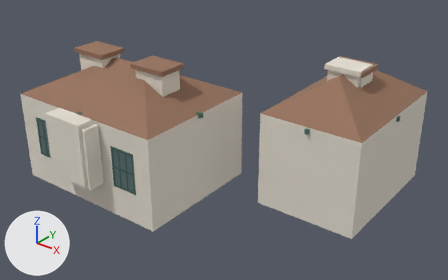
An edit to the Blender file assets/models/source/tiers/xinhua-road/hero-v1/villa-le-bec-hero.blend, drawn before and after from the same camera.
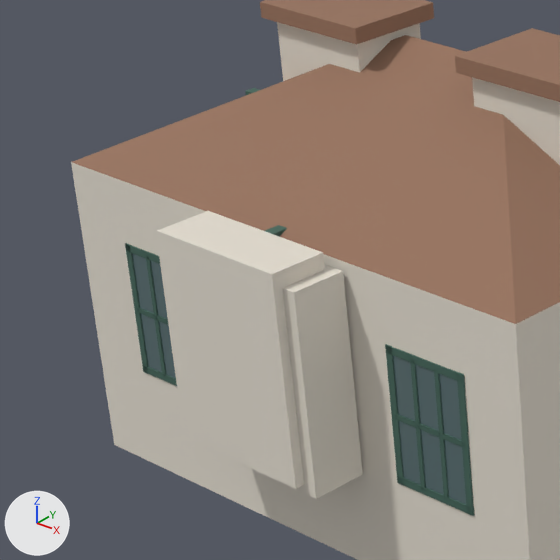
Each version appears first whole from a 50 mm camera at (16.79, -20.93, 10.97) aimed at (4.8, -5.94, 1.67), and next in a close-up on the part from 0% to 36% of the width and 17% to 74% of the height. Arrows for +X, +Y and +Z are at lower left; the lights stay in place. The older version's two pictures come first.

The first close-up shows 'villa-le-bec-hero'.
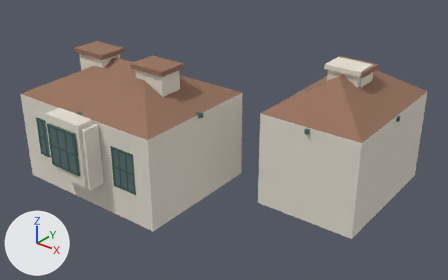
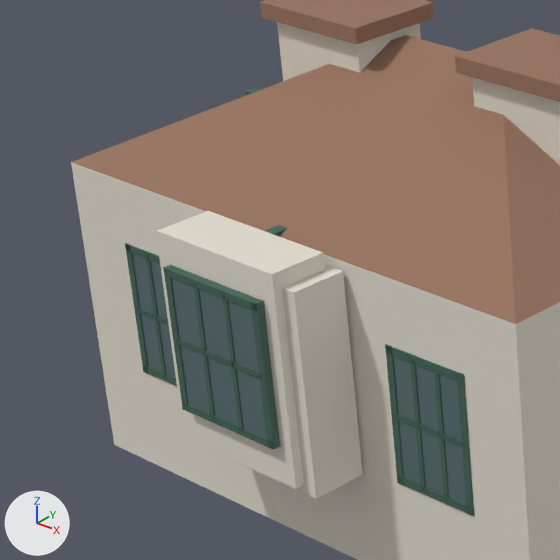
Commit message: fix: expose villa le bec hero bay glazing

The change, as a list of edits to the scene's bpy script:
```text
Change me_villa_le_bec_street_villa_mesh:
    used by ob_villa_le_bec_hero; location = (0.0, 0.0, 0.0)
    remove me_villa_le_bec_street_villa_mesh.from_pydata(...)  # 836 vertices, 626 faces; spans x -1.15..10.0, y -10.48..-1.15, z 0.0..4.58
    add me_villa_le_bec_street_villa_mesh.from_pydata(...)  # 836 vertices, 626 faces; spans x -1.15..10.0, y -10.56..-1.15, z 0.0..4.58
    me_villa_le_bec_street_villa_mesh part 1: the loose piece of 8 vertices spanning x 1.43..2.61, y -10.18..-10.1, z 1.55..2.91 is moved by (0.01, -0.36, 0.0)
    me_villa_le_bec_street_villa_mesh part 2: the loose piece of 8 vertices spanning x 1.4..1.47, y -10.2..-10.12, z 1.51..2.95 is moved by (0.01, -0.36, 0.0)
    me_villa_le_bec_street_villa_mesh part 3: the loose piece of 8 vertices spanning x 2.58..2.65, y -10.17..-10.09, z 1.51..2.95 is moved by (0.01, -0.36, 0.0)
    me_villa_le_bec_street_villa_mesh part 4: the loose piece of 8 vertices spanning x 1.39..2.65, y -10.2..-10.09, z 2.87..2.95 is moved by (0.01, -0.36, 0.0)
    me_villa_le_bec_street_villa_mesh part 5: the loose piece of 8 vertices spanning x 1.39..2.65, y -10.2..-10.09, z 1.51..1.59 is moved by (0.01, -0.36, 0.0)
    me_villa_le_bec_street_villa_mesh part 6: the loose piece of 8 vertices spanning x 1.43..2.61, y -10.2..-10.09, z 2.2..2.26 is moved by (0.01, -0.36, 0.0)
    me_villa_le_bec_street_villa_mesh part 7: the loose piece of 8 vertices spanning x 1.8..1.85, y -10.19..-10.11, z 1.55..2.91 is moved by (0.01, -0.36, 0.0)
    me_villa_le_bec_street_villa_mesh part 8: the loose piece of 8 vertices spanning x 2.19..2.25, y -10.18..-10.1, z 1.55..2.91 is moved by (0.01, -0.36, 0.0)
    other edits to the shape of me_villa_le_bec_street_villa_mesh do not show in these pictures
```

Pixel boxes (x1, y1, x2, y2) of what changed, in the close-ups (560 x 560 px; the box of a moved part takes in the faces that stretch with it):
part 1 of me_villa_le_bec_street_villa_mesh, moved or reshaped (not visible before)
    after: (171, 278, 267, 439)
part 2 of me_villa_le_bec_street_villa_mesh, moved or reshaped (not visible before)
    after: (163, 265, 188, 412)
part 3 of me_villa_le_bec_street_villa_mesh, moved or reshaped (not visible before)
    after: (251, 299, 279, 449)
part 4 of me_villa_le_bec_street_villa_mesh, moved or reshaped (not visible before)
    after: (163, 267, 265, 312)
part 5 of me_villa_le_bec_street_villa_mesh, moved or reshaped (not visible before)
    after: (182, 404, 280, 450)
part 6 of me_villa_le_bec_street_villa_mesh, moved or reshaped (not visible before)
    after: (176, 338, 262, 379)
part 7 of me_villa_le_bec_street_villa_mesh, moved or reshaped (not visible before)
    after: (193, 283, 215, 420)
part 8 of me_villa_le_bec_street_villa_mesh, moved or reshaped (not visible before)
    after: (223, 295, 243, 432)
